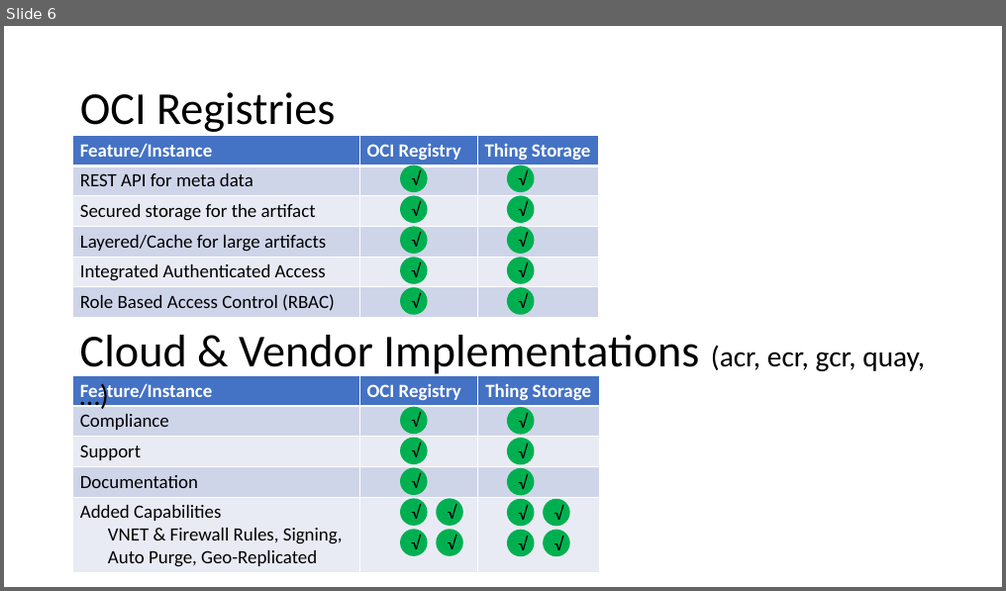
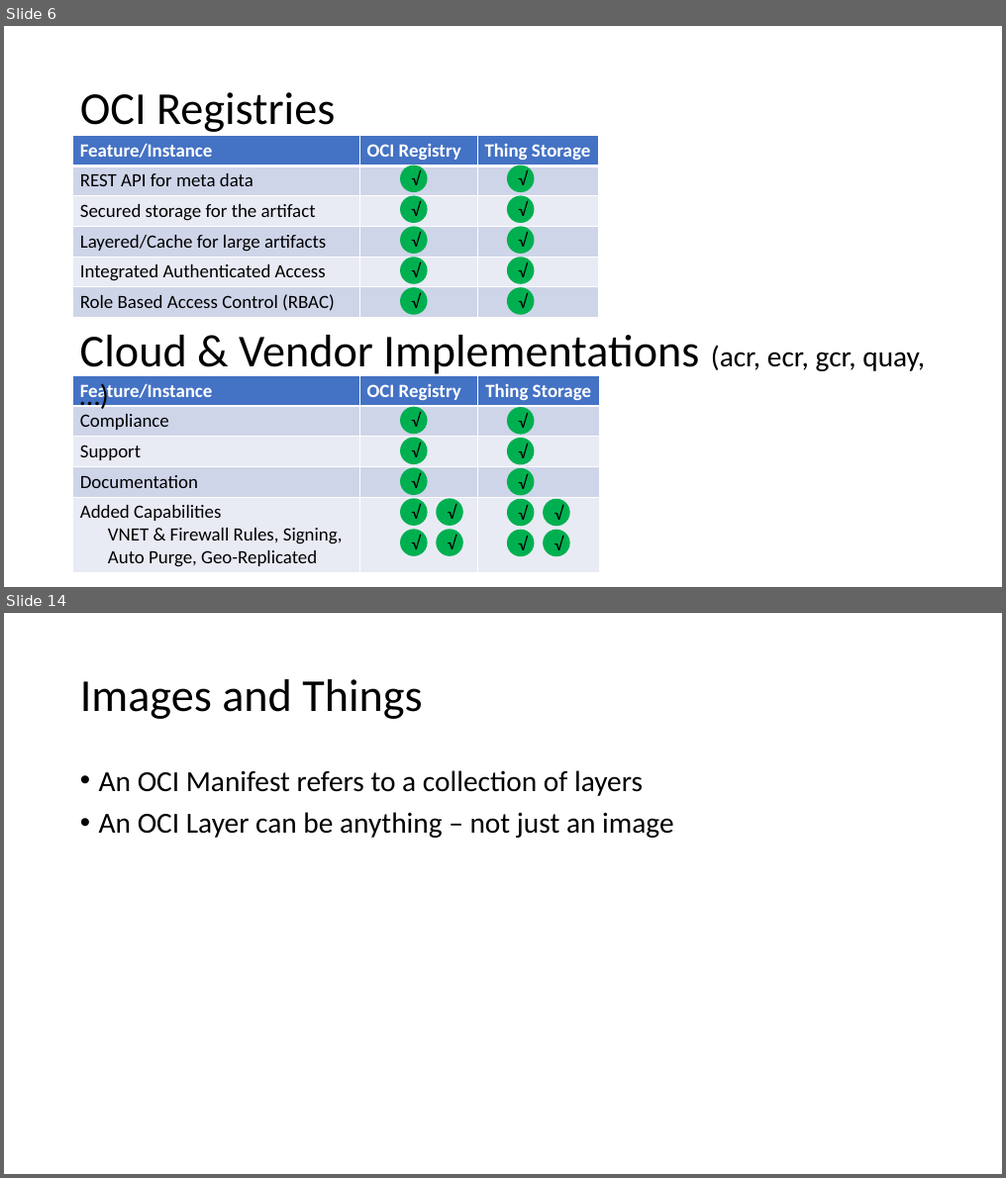
Before and after one commit to SteveLasker/Presentations, a slide deck: ACR/OCIArtifactRegistries.pptm. Shown one above the other, each under a label of ours: slide 6 before the commit, slides 6 and 14 after it; the slides between them are not shown. The pictures are 1006x591 and 1006x1178 pixels, drawn with LibreOffice and Linux fonts; fonts in the diff are those of the drawing. Boxes give left, top, right and bottom in pixels: in the first picture for what was removed or moved away, otherwise in the second. Text is boxed around its words. In the diff, an @@ line names an element or a change of style, - is before the commit and + after.

```diff
--- a/ACR/OCIArtifactRegistries.pptm
+++ b/ACR/OCIArtifactRegistries.pptm
@@ slide 14 added at [4, 613, 1002, 1174], background #FFFFFF @@
@@ title added at [80, 679, 422, 719], 44 pt, text #000000 @@
+Images and Things
@@ text added at [99, 770, 673, 838], 28 pt, text #000000 @@
+• An OCI Manifest refers to a collection of layers
+• An OCI Layer can be anything – not just an image
```
Also in this commit, not shown: 2 slides changed, 10 other slides added.
